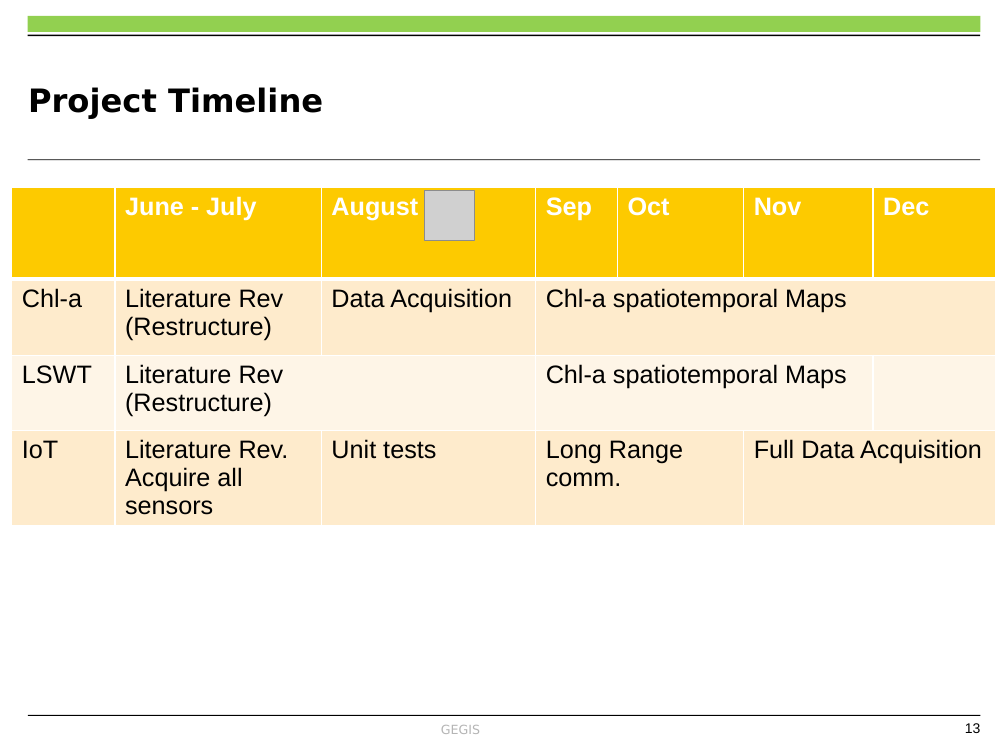
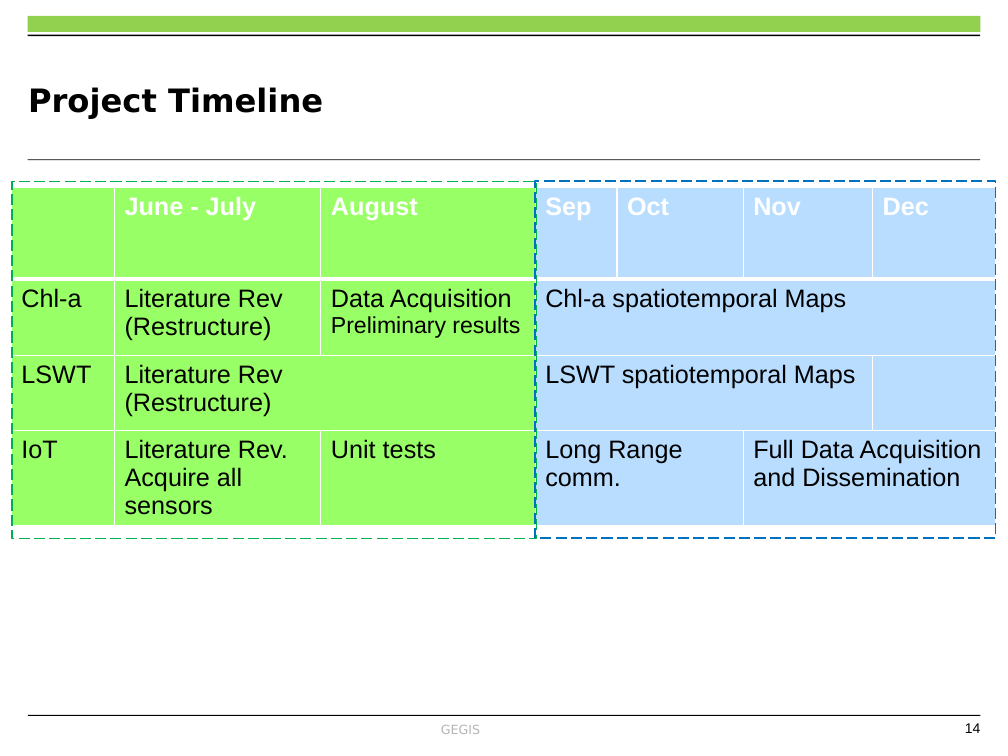
Before and after one commit to OkomoJacob/FinalYearProject, a slide deck: slide 14 of Dr. E Nduati, Superviser/Submissions/ENC222-0149_2017_OKOMO_JACOB_OKELLO_V3.pptx (slide 13 before the commit). Drawn at 1008x756 pixels with LibreOffice and Linux fonts; fonts in the diff are those of the drawing; grey boxes stand for pictures; background and template pictures are left out. Boxes give left, top, right and bottom in pixels: in the first picture for what was removed or moved away, otherwise in the second. Text is boxed around its words. In the diff, an @@ line names an element or a change of style, - is before the commit and + after.

```diff
--- a/Dr. E Nduati, Superviser/Submissions/ENC222-0149_2017_OKOMO_JACOB_OKELLO_V3.pptx
+++ b/Dr. E Nduati, Superviser/Submissions/ENC222-0149_2017_OKOMO_JACOB_OKELLO_V3.pptx
@@ table at (x1=11, y1=187, x2=995, y2=531) @@
-row 2, column 3: Data Acquisition
+row 2, column 3: Data Acquisition / Preliminary results
-row 3, column 4: Chl-a spatiotemporal Maps
+row 3, column 4: LSWT spatiotemporal Maps
-row 4, column 6: Full Data Acquisition
+row 4, column 6: Full Data Acquisition and Dissemination
@@ fill #FDCA00 to #99FF66 in 3 cells @@
@@ fill #FDCA00 to #B8DDFF in 4 cells @@
@@ fill #FEECCC to #99FF66 in 6 cells @@
@@ fill #FEECCC to #B8DDFF in 3 cells @@
@@ fill #FFF6E7 to #99FF66 in 2 cells @@
@@ fill #FFF6E7 to #B8DDFF in 2 cells @@
@@ rectangle added at (x1=12, y1=181, x2=537, y2=538), outline #00B050 1 pt dashed @@
@@ picture removed at (x1=424, y1=191, x2=475, y2=241) @@
@@ rectangle added at (x1=535, y1=180, x2=996, y2=537), outline #0070C0 1 pt dashed @@
@@ page number at (x1=965, y1=723, x2=981, y2=733): text changed @@
-13
+14
```
Also in this commit, not shown: 11 other slides changed, 2 slides added, 1 slide removed, 16 other files.
